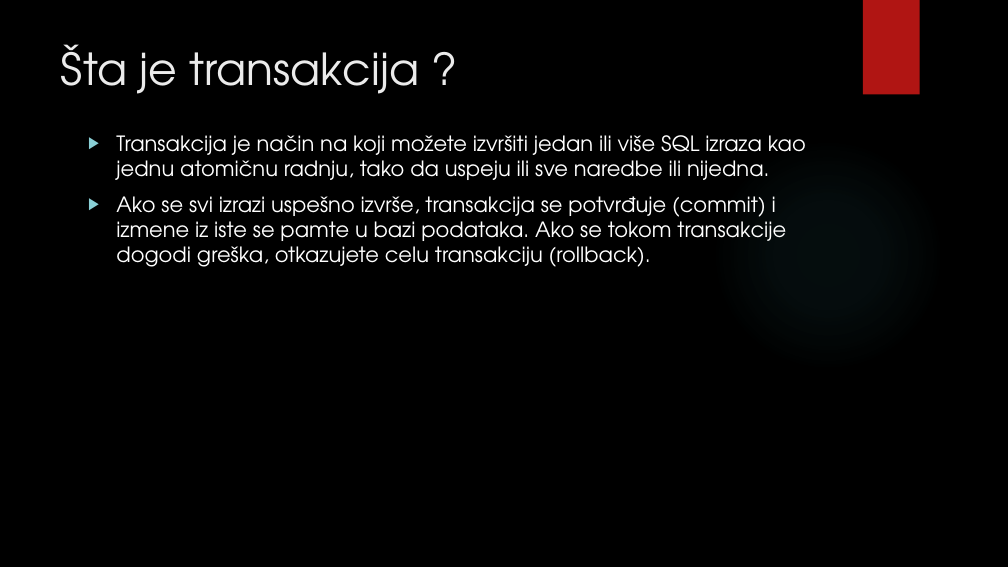
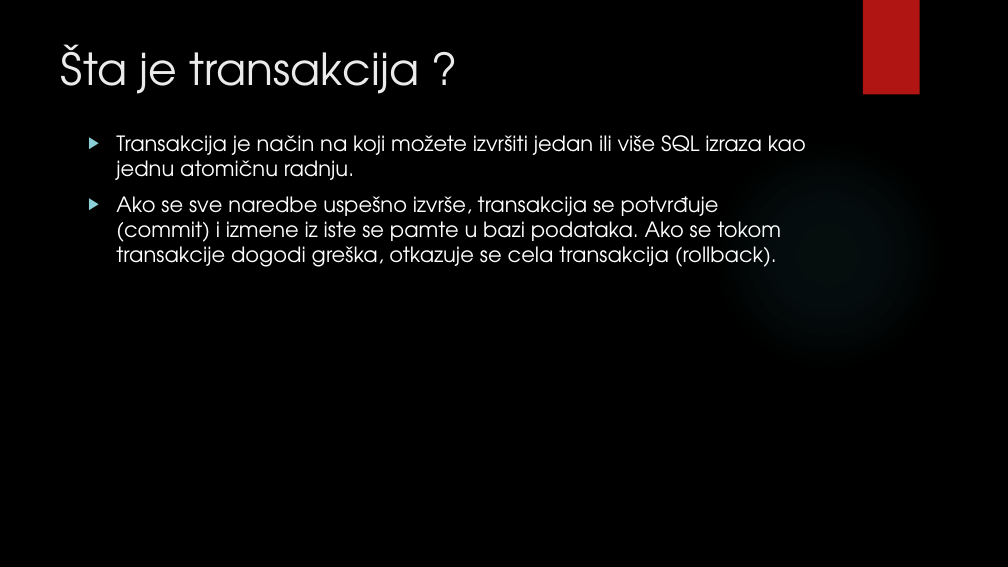
Before and after one commit to TheCodingPie/Sistemi-za-upravljenje-bazama-podataka-II-projekat, a slide deck: slide 2 of Obrada transakcija, planovi izvršavanja transakcija, izolacija i zaključavanje.pptx. Drawn at 1008x567 pixels with LibreOffice and Linux fonts; fonts in the diff are those of the drawing; background and template pictures are left out. Boxes give left, top, right and bottom in pixels: in the first picture for what was removed or moved away, otherwise in the second. Text is boxed around its words. In the diff, an @@ line names an element or a change of style, - is before the commit and + after.

```diff
--- a/Obrada transakcija, planovi izvršavanja transakcija, izolacija i zaključavanje.pptx
+++ b/Obrada transakcija, planovi izvršavanja transakcija, izolacija i zaključavanje.pptx
@@ text at box(116, 135, 806, 267): text changed @@
-▶ Transakcija je način na koji možete izvršiti jedan ili više SQL izraza kao jednu atomičnu radnju, tako da uspeju ili sve naredbe ili nijedna.
-▶ Ako se svi izrazi uspešno izvrše, transakcija se potvrđuje (commit) i izmene iz iste se pamte u bazi podataka. Ako se tokom transakcije dogodi greška, otkazujete celu transakciju (rollback).
+▶ Transakcija je način na koji možete izvršiti jedan ili više SQL izraza kao jednu atomičnu radnju.
+▶ Ako se sve naredbe uspešno izvrše, transakcija se potvrđuje (commit) i izmene iz iste se pamte u bazi podataka. Ako se tokom transakcije dogodi greška, otkazuje se cela transakcija (rollback).
```
Also in this commit, not shown: 4 other slides changed, 1 slide added, 1 other file.
